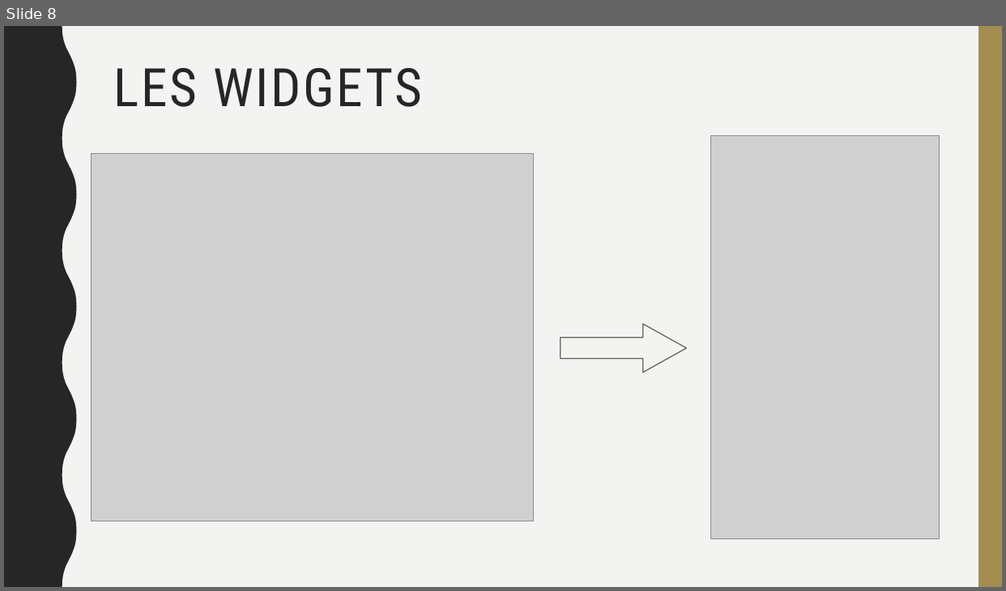
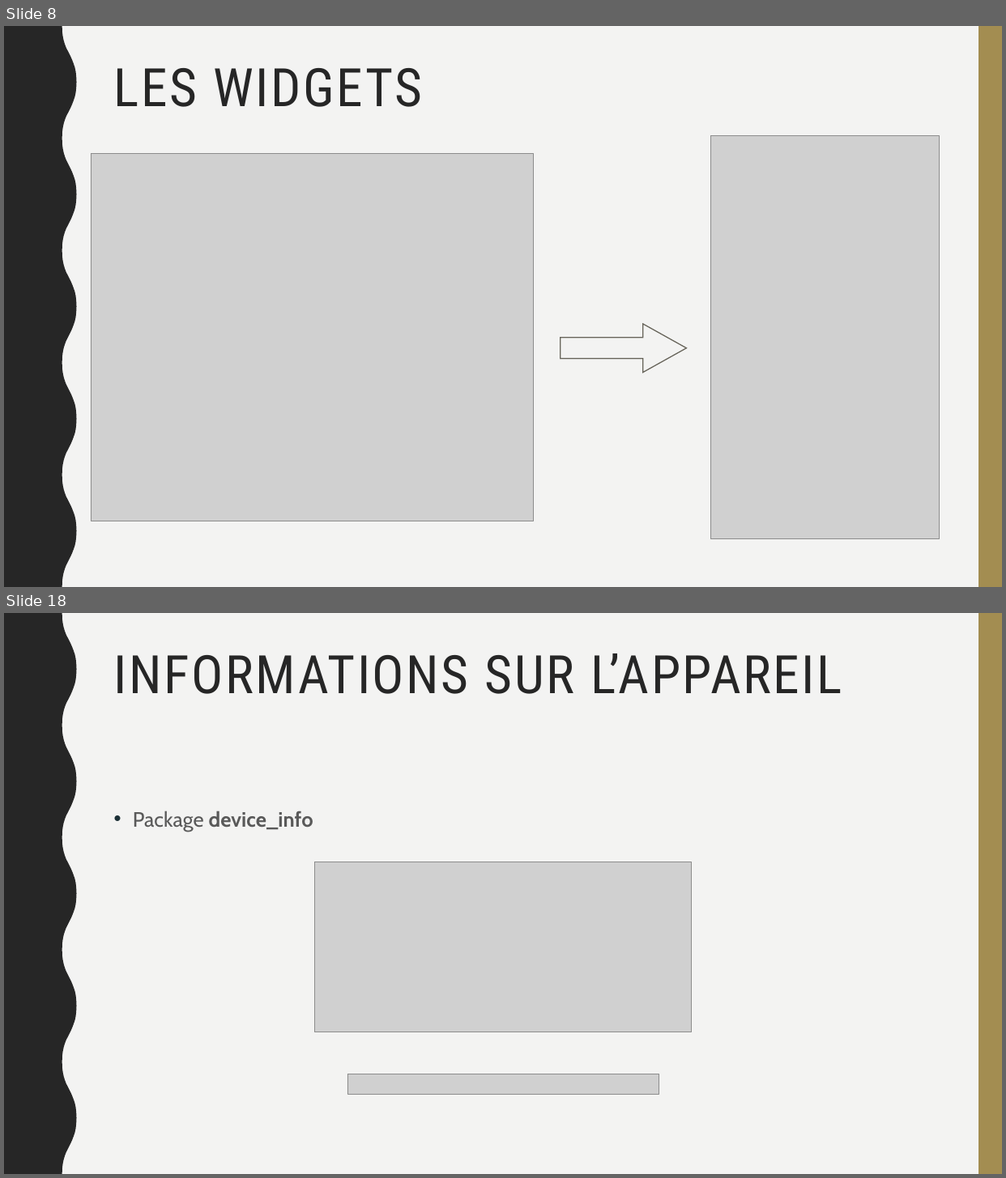
Before and after one commit to Tristan54/Mobile-projects, a slide deck: présentation.odp. Shown one above the other, each under a label of ours: slide 8 before the commit, slides 8 and 18 after it; the slides between them are not shown. The pictures are 1006x591 and 1006x1178 pixels, drawn with LibreOffice and Linux fonts; fonts in the diff are those of the drawing; grey boxes stand for pictures. Boxes give left, top, right and bottom in pixels: in the first picture for what was removed or moved away, otherwise in the second. Text is boxed around its words. In the diff, an @@ line names an element or a change of style, - is before the commit and + after.

```diff
--- a/présentation.odp
+++ b/présentation.odp
@@ slide 18 added at <box>4,613,1002,1174</box>, background #F3F3F2; not listed: 2 template elements that a slide beside it also shows @@
@@ title added at <box>114,653,842,694</box>, 51 pt, text #262626 @@
+INFORMATIONS SUR L’APPAREIL
@@ text added at <box>133,811,313,832</box>, 20 pt, text #595959, bold @@
+• Package device_info
@@ picture added at <box>315,862,692,1033</box> @@
@@ picture added at <box>347,1074,659,1094</box> @@
```
Also in this commit, not shown: 4 slides changed, 6 other slides added, 1 slide removed, 1 other file.
